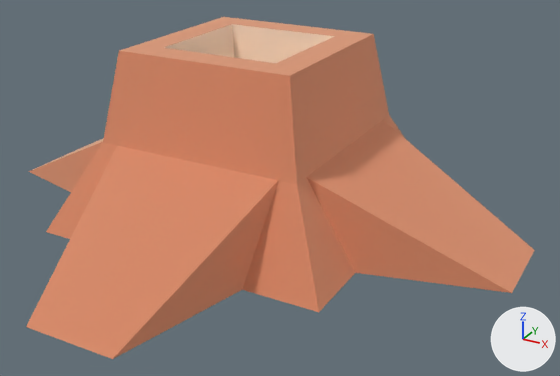
What one commit did to the glTF model packs/nature-kit/stump-squaredetailedwide.glb.
The view is the same before and after, from a 50 mm camera at (0.436, -0.728, 0.346) aimed at (0.041, -0.009, -0.013). Every picture has the same lights, and +X, +Y and +Z are marked at lower right. The first picture is the older version. Where no turn or scale is listed for an object, it has been applied to the vertices.

Names of what the first picture shows: 'stump_squareDetailedWide'.
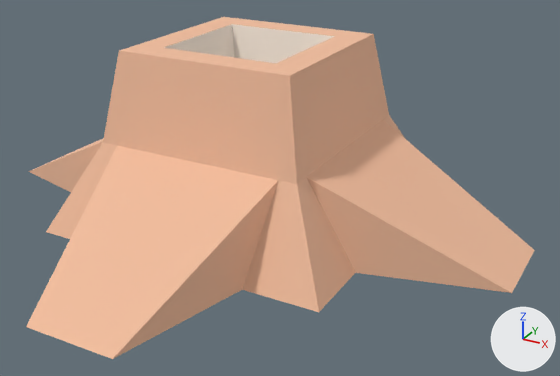
Location of each change, [x1, y1, x2, y2] in pixels of the pictures (560 x 376 px):
'stump_squareDetailedWide', surface changed: [26, 17, 535, 359] in both

The change, as a diff of the scene's bpy script:
```diff
--- a/packs/nature-kit/stump-squaredetailedwide.glb.py
+++ b/packs/nature-kit/stump-squaredetailedwide.glb.py
@@ mat_woodbark @@
 mat_woodbark.base_color = (0.886, 0.514, 0.341)  # beige #f2be9e
-mat_woodbark.metallic = 1.0
 mat_woodbark.roughness = 1.0
@@ mat_woodinner @@
 mat_woodinner.base_color = (0.961, 0.843, 0.733)  # pale yellow #fbedde
-mat_woodinner.metallic = 1.0
 mat_woodinner.roughness = 1.0
@@ ob_tmpparent @@
-ob_tmpparent = bpy.data.objects.new('tmpParent', None)
-ob_tmpparent.location = (0.0, 0.0, 0.0)
```
